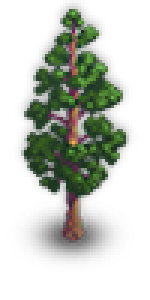
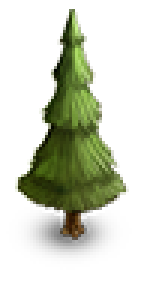
Comparing the layer stacks of the two w=150, h=300 images. Changes:
added layer "pine" above "tree" over [15, 9, 132, 270]
hid "tree" over [15, 9, 138, 270]
